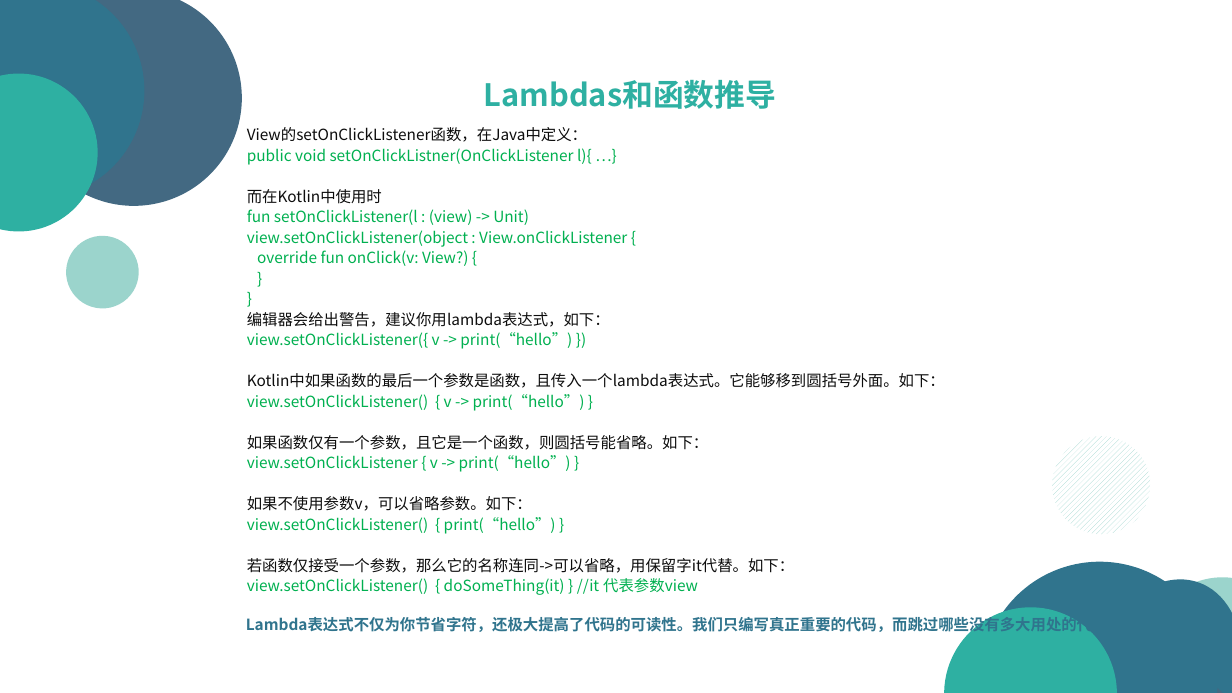
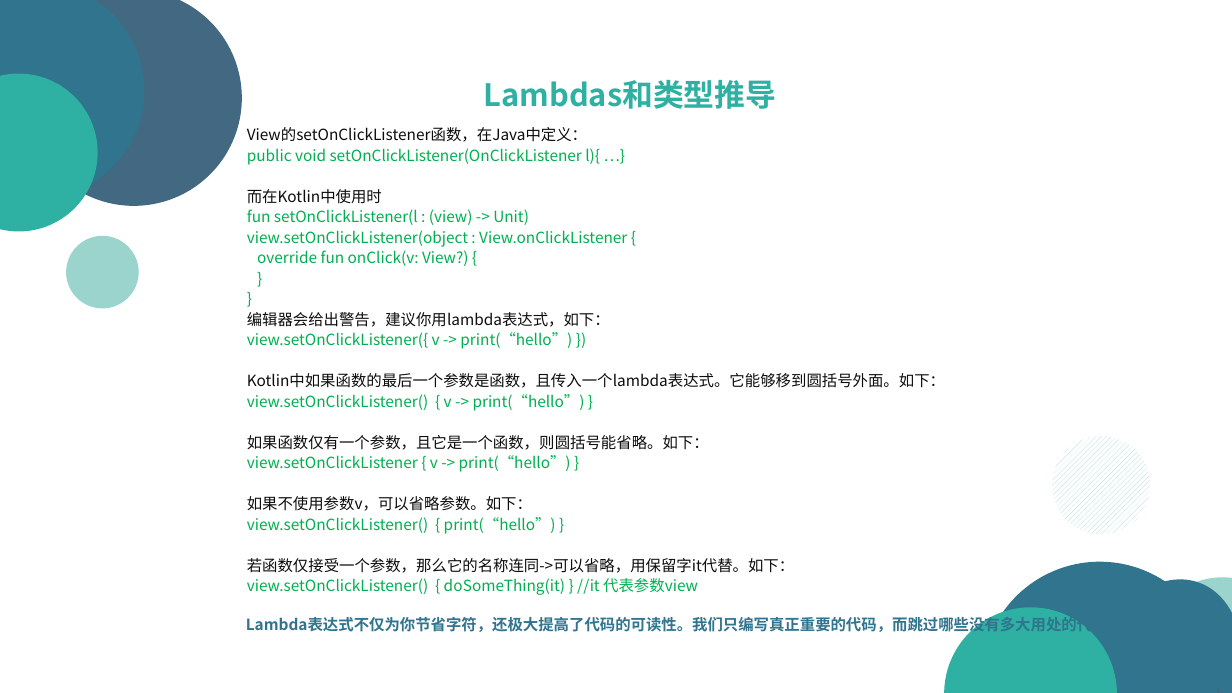
Before and after one commit to sk569437/KotlinExample, a slide deck: slide 8 of Kotlin-doc.pptx. Drawn at 1232x693 pixels with LibreOffice and Linux fonts; fonts in the diff are those of the drawing. Boxes give left, top, right and bottom in pixels: in the first picture for what was removed or moved away, otherwise in the second. Text is boxed around its words. In the diff, an @@ line names an element or a change of style, - is before the commit and + after.

```diff
--- a/Kotlin-doc.pptx
+++ b/Kotlin-doc.pptx
@@ text at bbox=[483, 80, 776, 109]: text changed @@
-Lambdas和函数推导
+Lambdas和类型推导
@@ text at bbox=[247, 148, 600, 165]: text changed @@
-public void setOnClickListner(OnClickListener l){ …}
+public void setOnClickListener(OnClickListener l){ …}
```
Also in this commit, not shown: 16 other slides changed, 3 slides added, 2 other files.
